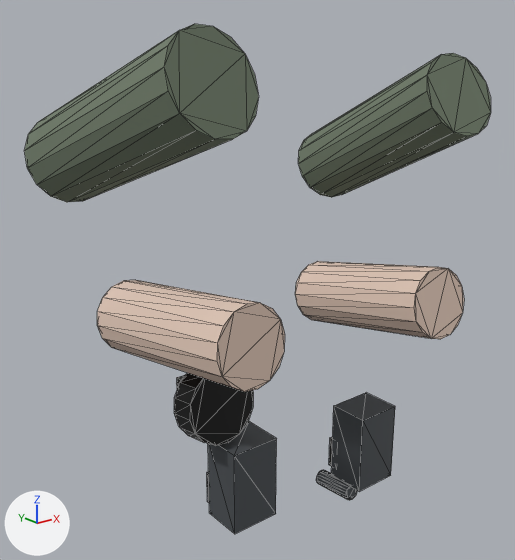
Two versions of the glTF model assets/3d/weapons/fps_arms.glb, one commit apart.
The view is the same before and after, from a camera (50 mm lens) standing at (-0.517, -0.614, 0.213) and looking at (-0.015, 0.013, -0.038). Lighting does not change. The marker at lower left points along +X, +Y and +Z. The older version comes first. Mesh edges are drawn as thin lines. Where no turn or scale is listed for an object, it has been applied to the vertices.

The first picture shows 'FPS_Arms'.
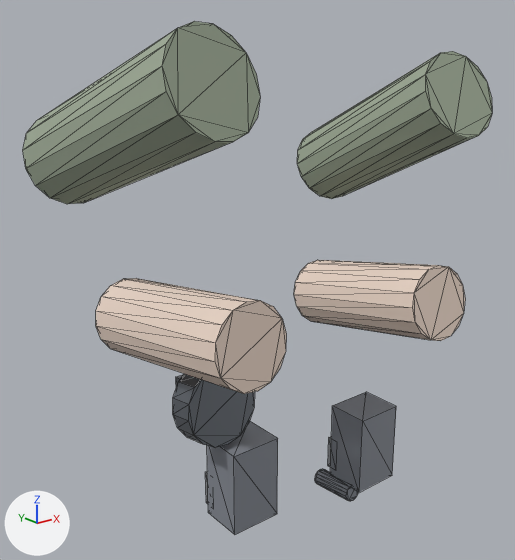
Edits to the bpy script that builds the scene:
```text
Change mat_mat_tacticalsleeve:
    mat_mat_tacticalsleeve.base_color: (0.16, 0.2, 0.14) -> (0.34, 0.4, 0.3)  # grey #6f7c69 -> grey #9eaa95
Change mat_mat_tacticalwatch:
    mat_mat_tacticalwatch.base_color: (0.02, 0.02, 0.02) -> (0.2, 0.22, 0.25)  # black #272727 -> grey #7c8189
Change mat_mat_tacticalglove:
    mat_mat_tacticalglove.base_color: (0.08, 0.09, 0.1) -> (0.26, 0.28, 0.32)  # dark grey #505559 -> grey #8b9099
```

Boxes [x1, y1, x2, y2] around the edits, measured in the pictures (515 x 560 px):
'FPS_Arms', recoloured
    both: [24, 24, 491, 534]
